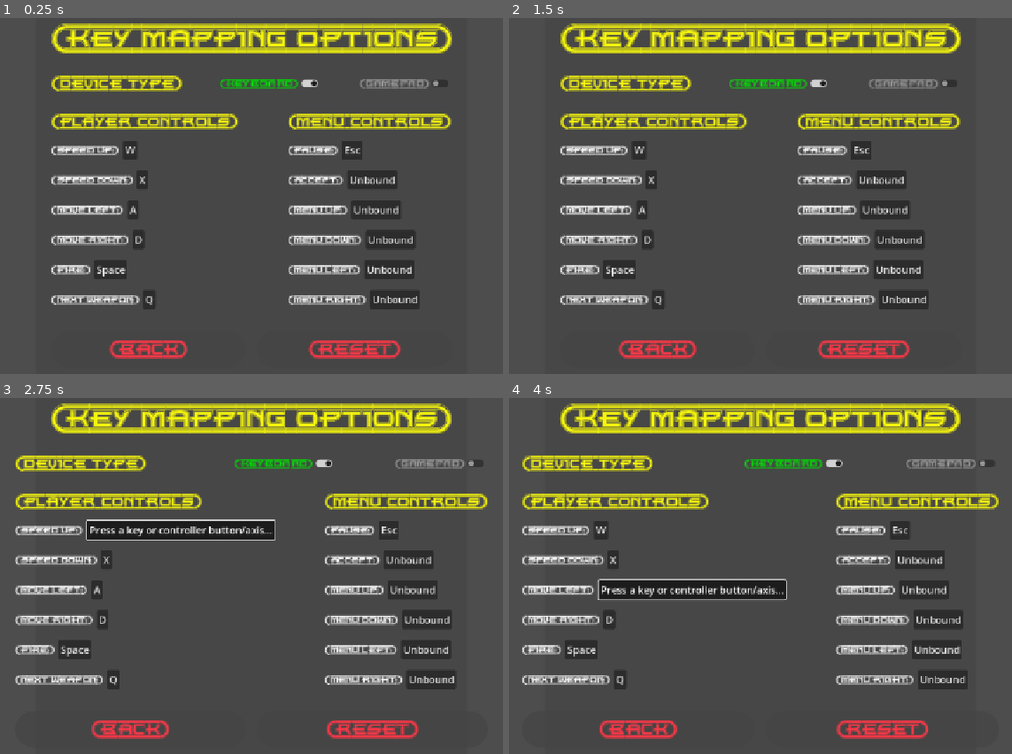
Above: before the commit, frames 1-4 (two rows, left to right).
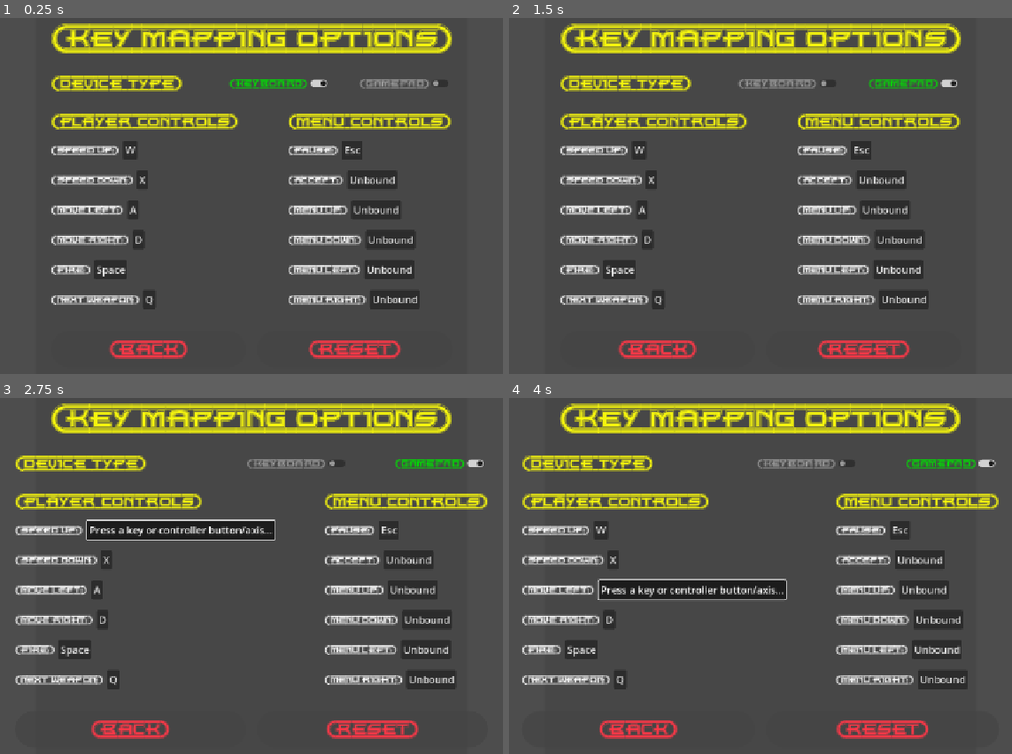
Above: after the commit, the same moments.

Repository: ikostan/SkyLockAssault
Game: Godot game, scene res://scenes/key_mapping_menu.tscn
Two runs of this game, one before a commit and one after it. Both use one fixed random seed, a clock stepped at 60 frames per second and the inputs below. This scene is started directly instead of the project's main scene. Video files are missing from this copy of the repository; at most half a second of black plays in their place. Sound files missing from this copy of the repository are replaced by a short silence.
Inputs:
- Up to frame 1 (0.25 s): no input
- Up to frame 2 (1.5 s): click "{KEYBOARD}" at 0.5 s; click "{GAMEPAD}" at 1.25 s
- Up to frame 3 (2.75 s): click "W" at 2 s
- Up to frame 4 (4 s): click "Press a key or controller but…" at 2.75 s; click "A" at 3.5 s

The runs differ from the first frame. In frame 1, 0.3% of the frame differs, in the area x 43-66%, y 17-20%; in frame 2, 0.9%; in frame 3, 0.9%, in the area x 46-97%, y 17-20%; in frame 4, 0.9%.

Commit message:
issue (bug_risk): Mutually toggling the CheckButtons risks recursive signal loops.
Because button_pressed can emit toggled even when changed in code, these handlers may trigger each other repeatedly, causing infinite loops or duplicate signals. Consider only updating the other button when its state actually differs, and use a simple guard flag (e.g. _updating_device_toggle) to block re-entrant updates while syncing them.

Diff:
--- a/scenes/key_mapping_menu.tscn
+++ b/scenes/key_mapping_menu.tscn
@@ -106,7 +106,6 @@
 
 [node name="DeviceTypeContainer" type="HBoxContainer" parent="Panel/Options"]
 layout_mode = 2
-theme_override_constants/separation = 49
 alignment = 1
 
 [node name="DeviceTypeLabel" type="Label" parent="Panel/Options/DeviceTypeContainer"]
--- a/scripts/key_mapping.gd
+++ b/scripts/key_mapping.gd
@@ -14,6 +14,7 @@
 # NEW: Onreadys for device switcher
 @onready var keyboard: CheckButton = $Panel/Options/DeviceTypeContainer/Keyboard
 @onready var gamepad: CheckButton = $Panel/Options/DeviceTypeContainer/Gamepad
+@onready var device_group: ButtonGroup = ButtonGroup.new()  # Mutual exclusivity
 
 
 func _ready() -> void:
@@ -33,7 +34,10 @@
 	if not controls_reset_button.pressed.is_connected(_on_reset_pressed):
 		controls_reset_button.pressed.connect(_on_reset_pressed)
 
-	# NEW: Populate OptionButton from DeviceType enum
+	# NEW: Assign ButtonGroup for exclusivity
+	keyboard.button_group = device_group
+	gamepad.button_group = device_group
+	keyboard.button_pressed = true  # Default: Keyboard
 
 	process_mode = Node.PROCESS_MODE_ALWAYS
 	Globals.log_message("Controls menu loaded.", Globals.LogLevel.DEBUG)
@@ -129,8 +133,8 @@
 
 
 func _on_keyboard_toggled(toggled_on: bool) -> void:
-	gamepad.button_pressed = not toggled_on
+	Globals.log_message("_on_keyboard_toggled control pressed: " + str(toggled_on), Globals.LogLevel.DEBUG)
 
 
 func _on_gamepad_toggled(toggled_on: bool) -> void:
-	keyboard.button_pressed = not toggled_on
+	Globals.log_message("_on_gamepad_toggled control pressed: " + str(toggled_on), Globals.LogLevel.DEBUG)
